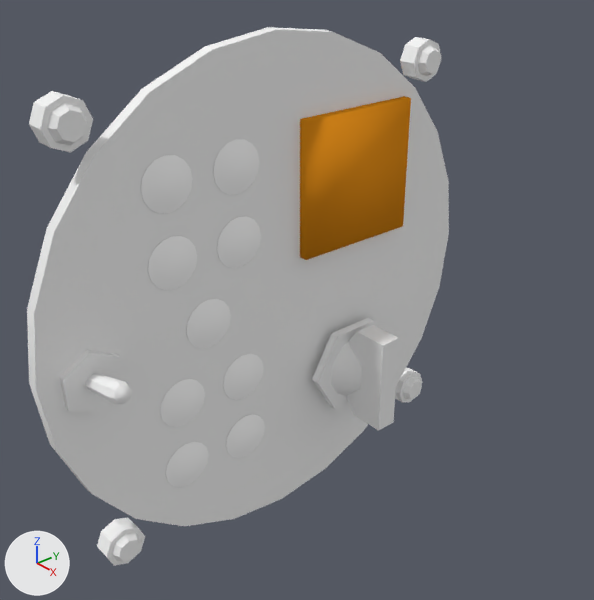
What one commit did to the Blender file dev/blender/c172p-pontoon-gear-ctrl.blend.
Both versions are drawn from a camera (50 mm lens) standing at (-0.2585, 0.1807, 0.1597) and looking at (-0.3478, 0.258, 0.0998). The axes (+X, +Y, +Z) are drawn at lower left. The lights are the same throughout.

Names of what the first picture shows: 'Dim.bezel', 'Gearswitch', 'Plane', 'Screws', 'Switch.nut', 'Wgear.bezel', 'mainup1', 'mainup2', 'nosedn1', 'noseup1', 'noseup2', 'pump'.
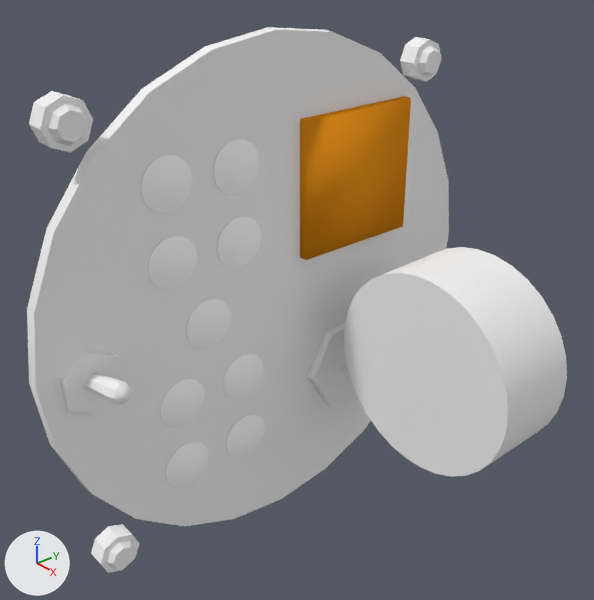
Commit message: Amphibious gear control modifications, implement gear advisory

What differs and where, as boxes (x1, y1, x2, y2) in the pictures (594 x 600 px; the box of a moved part takes in the faces that stretch with it):
```json
{"object": "Gearswitch", "change": "reshaped, moved, turned, rescaled", "before": [331, 325, 399, 431], "after": [340, 247, 567, 477]}
{"object": "Screws", "change": "reshaped", "before": [29, 37, 442, 566], "after": [29, 37, 442, 573]}
{"object": "Switch.nut", "change": "moved", "before": [312, 318, 377, 410], "after": [308, 323, 357, 407]}
{"part": 1, "of": "me_circle_001", "change": "deleted", "before": [331, 325, 399, 431]}
{"part": 2, "of": "me_circle_001", "change": "added", "after": [340, 247, 567, 477]}
{"part": 3, "of": "me_circle_002", "change": "moved or reshaped", "before": [97, 517, 145, 566], "after": [91, 524, 140, 573]}
```

Scene script edits in JSON lines:
```json
{"block": "me_circle_001", "where": "# used by ob_gearswitch; location = (-0.3598, 0.2658, 0.0913); rotation_euler = (0.000456, -0.0000266, -0.012), in degrees (0, 0, -0.7); scale = (0.936, 0.936, 0.936)"}
{"op": "remove", "block": "me_circle_001", "code": "me_circle_001.from_pydata(...)  # 24 vertices, 23 faces; spans x 0.004..0.0138, y 0.0086..0.0219, z -0.0276..-0.0074"}
{"op": "add", "block": "me_circle_001", "code": "me_circle_001.from_pydata(...)  # 80 vertices, 42 faces; spans x -1.4675..1.0288, y 0.3627..2.3553, z -1.0414..0.9679"}
{"block": "me_circle_001", "change": "me_circle_001 part 1: the whole mesh is rebuilt"}
{"block": "me_circle_001", "change": "me_circle_001 part 2"}
{"block": "me_circle_001", "change": "50 vertices are added at x -1.4675..1.0279, y 0.3627..2.3538, z -1.0414..0.9673"}
{"block": "me_circle_001", "change": "14 new vertices lie (0.0009, 0.0015, 2.0) away from vertices in x -0.9624..1.0279, y 0.3634..2.3538, z -1.0409..-1.0323"}
{"block": "me_circle_001", "change": "9 new vertices lie (0.0009, 0.0014, 2.0) away from vertices in x -0.9632..0.9882, y 0.5877..2.3163, z -1.0414..-1.0346"}
{"block": "me_circle_001", "change": "7 new vertices lie (0.001, 0.0015, 2.0) away from vertices in x -0.9257..-0.0619, y 0.3627..2.1288, z -1.0382..-1.0321"}
{"block": "me_circle_001", "change": "42 new faces join them"}
{"block": "me_circle_002", "where": "me_circle_002.from_pydata(...)  # 228 vertices, 224 faces; spans x -0.0044..0.0003, y -0.0023..0.0787, z -0.0781..0.0031"}
{"block": "me_circle_002", "where": "# used by ob_screws; location = (-0.3579, 0.2264, 0.1319)"}
{"block": "me_circle_002", "change": "me_circle_002 part 3: the loose piece of 57 vertices spanning x -0.0044..0.0003, y -0.0014..0.0062, z -0.0781..-0.0706 is moved by (0.0, -0.0012, -0.0008)"}
{"op": "set", "path": "ob_switch_nut.location", "old": "(-0.3598, 0.2658, 0.0913)", "new": "(-0.3612, 0.2658, 0.0913)"}
{"op": "set", "path": "ob_gearswitch.location", "old": "(-0.3598, 0.2658, 0.0913)", "new": "(-0.3337, 0.2797, 0.0623)"}
{"op": "set", "path": "ob_gearswitch.rotation_euler", "old": "(0.000456, -0.0000266, -0.012)", "new": "(1.585, 0.0000781, -0.0079)", "note": "degrees (0, 0, -0.7) -> degrees (91, 0, -0.5)"}
{"op": "set", "path": "ob_gearswitch.scale", "old": "(0.936, 0.936, 0.936)", "new": "(0.0179, 0.0179, 0.00771)"}
```
